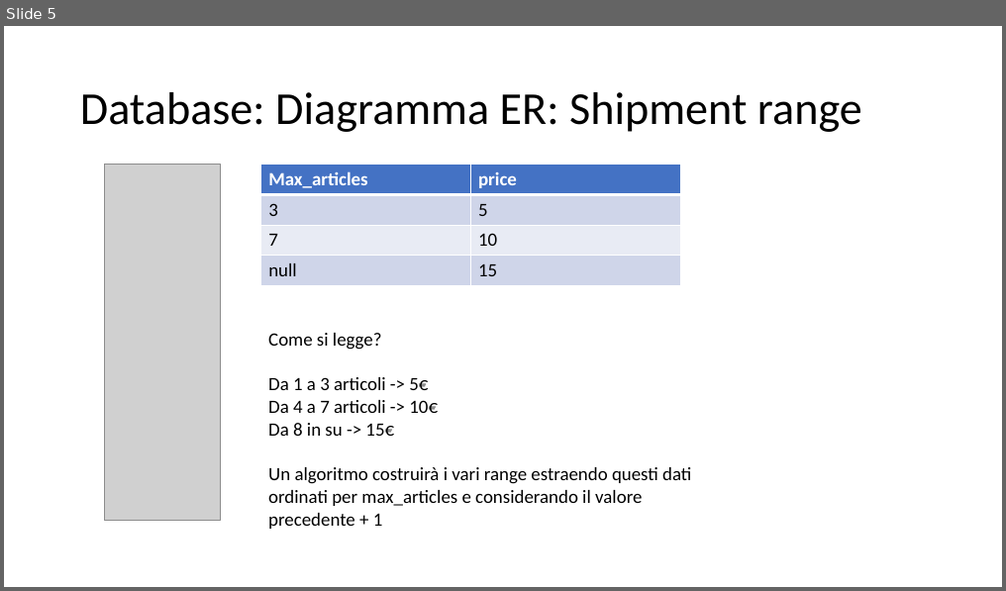
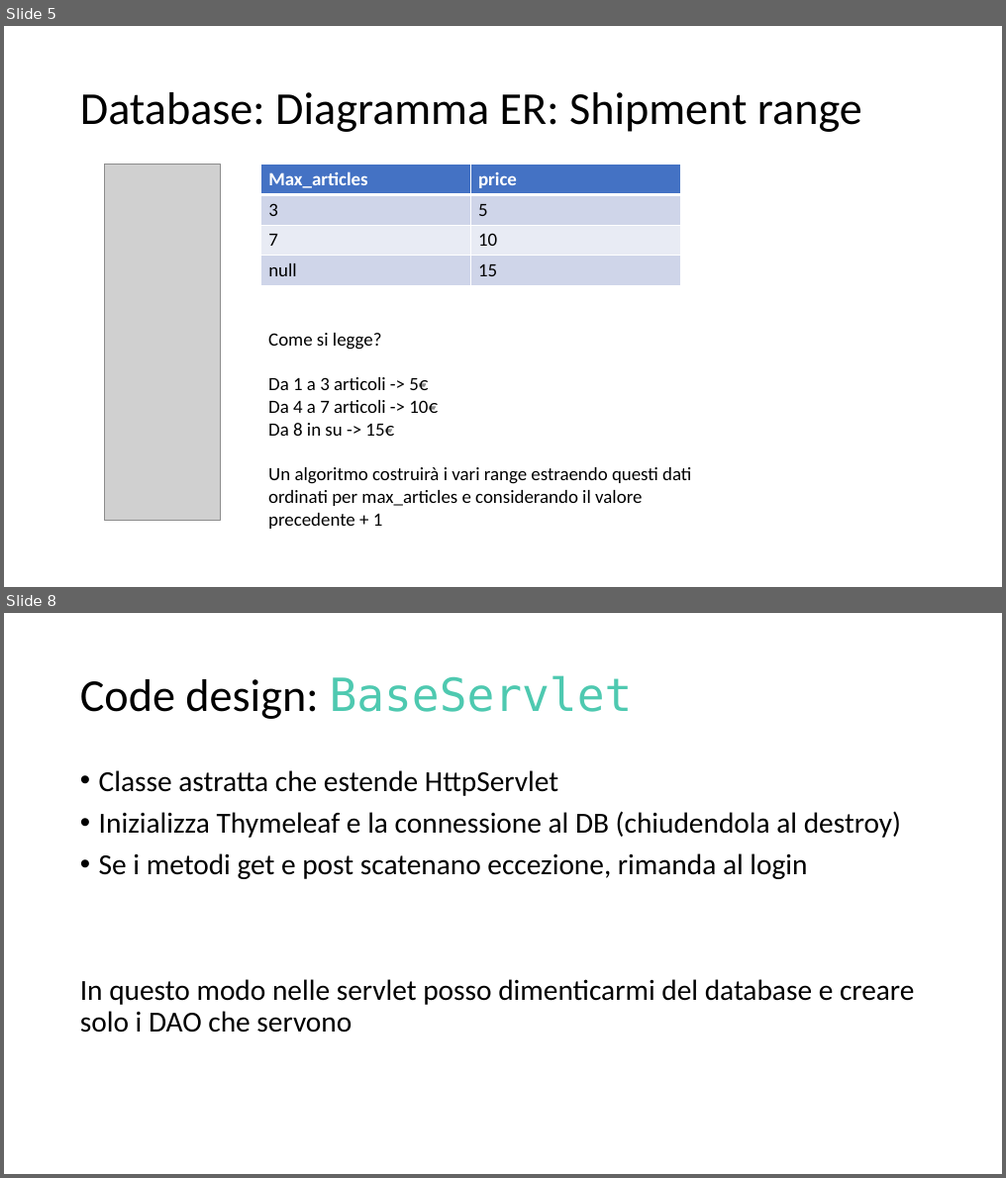
Before and after one commit to MirkoAndena/ECommerce, a slide deck: Documents/ECommerce.pptx. Shown one above the other, each under a label of ours: slide 5 before the commit, slides 5 and 8 after it; the slides between them are not shown. The pictures are 1006x591 and 1006x1178 pixels, drawn with LibreOffice and Linux fonts; fonts in the diff are those of the drawing; grey boxes stand for pictures. Boxes give left, top, right and bottom in pixels: in the first picture for what was removed or moved away, otherwise in the second. Text is boxed around its words. In the diff, an @@ line names an element or a change of style, - is before the commit and + after.

```diff
--- a/Documents/ECommerce.pptx
+++ b/Documents/ECommerce.pptx
@@ slide 8 added at <box>4,613,1002,1174</box>, background #FFFFFF @@
@@ title added at <box>80,675,633,719</box>, 44 pt, text #000000 @@
+Code design: BaseServlet
@@ text added at <box>80,770,914,1033</box>, 28 pt, text #000000 @@
+• Classe astratta che estende HttpServlet
+• Inizializza Thymeleaf e la connessione al DB (chiudendola al destroy)
+• Se i metodi get e post scatenano eccezione, rimanda al login
+In questo modo nelle servlet posso dimenticarmi del database e creare solo i DAO che servono
```
Also in this commit, not shown: 1 slide changed, 5 other slides added, 4 other files.
